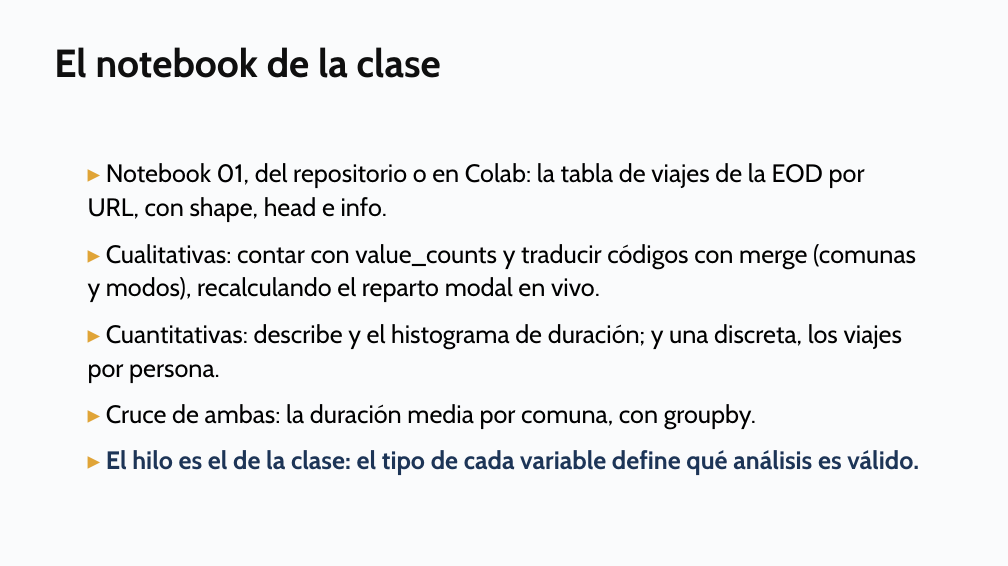
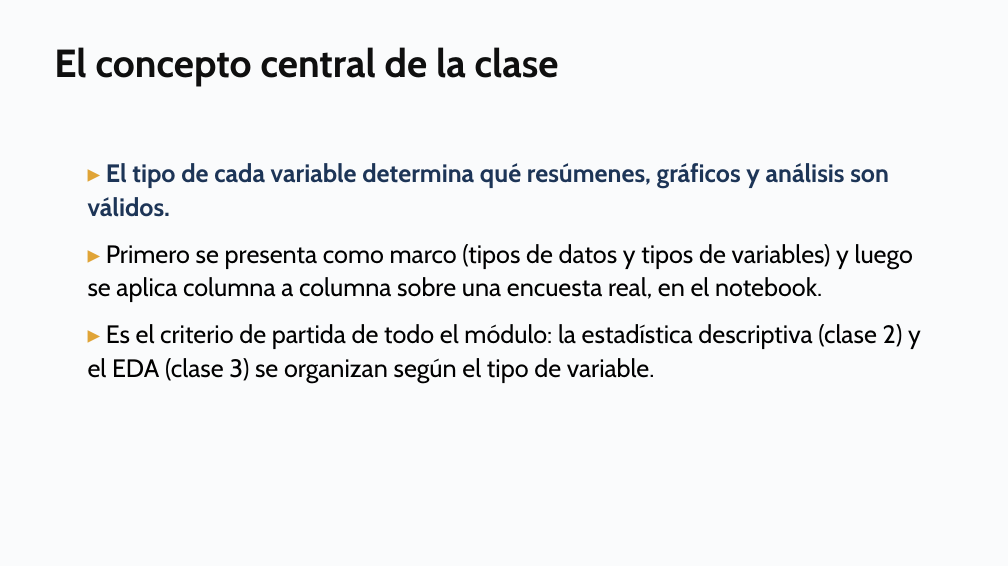
Before and after one commit to daniopitz/diplomado-cdd, a slide deck: slide 3 of presentaciones/clase01_fundamentos_ecosistema.pptx (slide 29 before the commit). Drawn at 1008x566 pixels with LibreOffice and Linux fonts; fonts in the diff are those of the drawing. Boxes give left, top, right and bottom in pixels: in the first picture for what was removed or moved away, otherwise in the second. Text is boxed around its words. In the diff, an @@ line names an element or a change of style, - is before the commit and + after.

```diff
--- a/presentaciones/clase01_fundamentos_ecosistema.pptx
+++ b/presentaciones/clase01_fundamentos_ecosistema.pptx
@@ text at [54,47,559,87]: text changed @@
-El notebook de la clase
+El concepto central de la clase
@@ text at [88,163,921,383]: text changed @@
-▸ Notebook 01, del repositorio o en Colab: la tabla de viajes de la EOD por URL, con shape, head e info.
-▸ Cualitativas: contar con value_counts y traducir códigos con merge (comunas y modos), recalculando el reparto modal en vivo.
-▸ Cuantitativas: describe y el histograma de duración; y una discreta, los viajes por persona.
-▸ Cruce de ambas: la duración media por comuna, con groupby.
-▸ El hilo es el de la clase: el tipo de cada variable define qué análisis es válido.
+▸ El tipo de cada variable determina qué resúmenes, gráficos y análisis son válidos.
+▸ Primero se presenta como marco (tipos de datos y tipos de variables) y luego se aplica columna a columna sobre una encuesta real, en el notebook.
+▸ Es el criterio de partida de todo el módulo: la estadística descriptiva (clase 2) y el EDA (clase 3) se organizan según el tipo de variable.
```
Also in this commit, not shown: 8 other slides changed, 3 slides removed, 5 other files.
